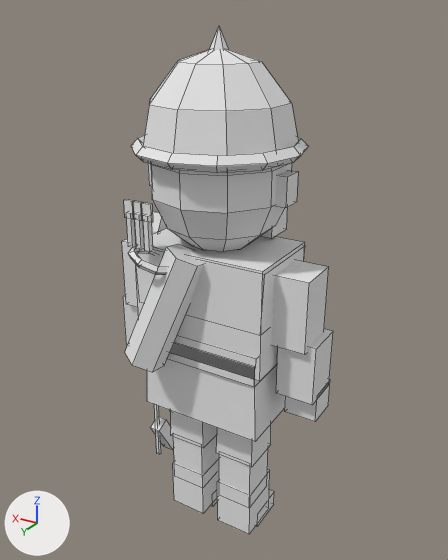
What one commit did to the Blender file art_source/blender/units/blend/byzantines/archer.blend.
Camera for both pictures: a 50 mm camera at (-1.077, 1.766, 1.965) aimed at (0.005, -0.038, 1.063). Lighting does not change. The marker at lower left points along +X, +Y and +Z. The picture after the commit comes second. Mesh edges are drawn as thin lines.

The first picture shows 'Body'.
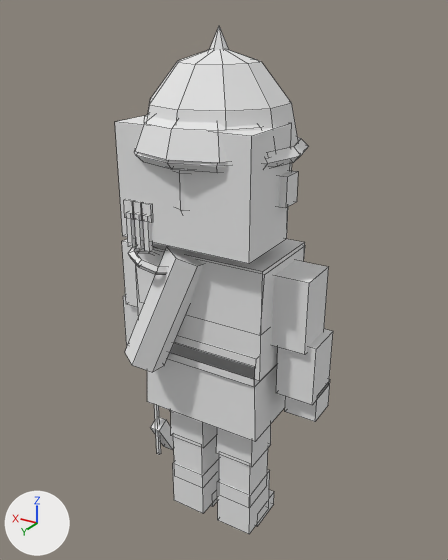
Changed parts and their boxes [x1, y1, x2, y2] in the pictures (448 x 560 px):
'Body', reshaped
    before: [122, 27, 333, 534]
    after: [115, 27, 333, 534]
part 1 of me_body, added
    after: [115, 115, 292, 264]
part 2 of me_body, added
    after: [135, 114, 264, 163]

What the commit changed:
me_body is used by ob_body; location (0.0, 0.0, 0.0).
me_body had 560 vertices, 472 faces and spanned x -0.41..0.41, y -0.29..0.31, z 0.0..1.93.
me_body now has 599 vertices, 509 faces and spans x -0.41..0.41, y -0.29..0.31, z 0.0..1.93.
me_body part 1: a new loose piece, a box spanning x -0.25..0.25, y -0.03..0.23, z 1.27..1.65, in mat_pe_unitpalette (its picture is missing).
me_body part 2: the loose piece of 31 vertices spanning x -0.26..0.26, y -0.27..0.27, z 1.54..1.87 is copied, and the copy is scaled about its middle by (0.963, 0.926, 0.515), then moved by (0.0, 0.05, -0.05); it spans x -0.25..0.25, y -0.2..0.3, z 1.57..1.74.
